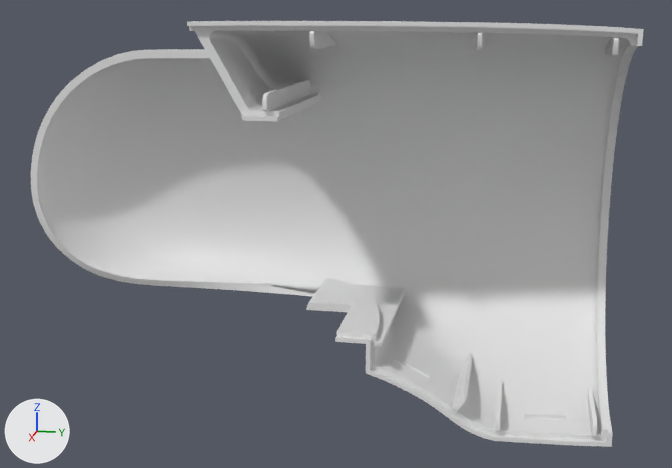
The OBJ model dyna_taku/assets/meshes/left_shoulder_roll_link_surface_2.obj, before and after one commit.
Camera for both pictures: a camera (50 mm lens) standing at (0.252, 0.122, 0.063) and looking at (-0.035, 0.064, -0.009). Arrows for +X, +Y and +Z are at lower left; the lights stay in place. The first picture is the older version. Where no turn or scale is listed for an object, it has been applied to the vertices. Vertices at exactly the same position are counted once.

The older version as bpy lines, for what is in view:
```python
me_left_shoulder_roll_link_surface_2 = bpy.data.meshes.new('left_shoulder_roll_link_surface_2')
me_left_shoulder_roll_link_surface_2.from_pydata(...)  # 3517 vertices, 7034 faces; spans x -0.071..0.002, y -0.047..0.15, z -0.058..0.059
ob_left_shoulder_roll_link_surface_2 = bpy.data.objects.new('left_shoulder_roll_link_surface_2', me_left_shoulder_roll_link_surface_2)
ob_left_shoulder_roll_link_surface_2.location = (0.0, 0.0, 0.0)
```
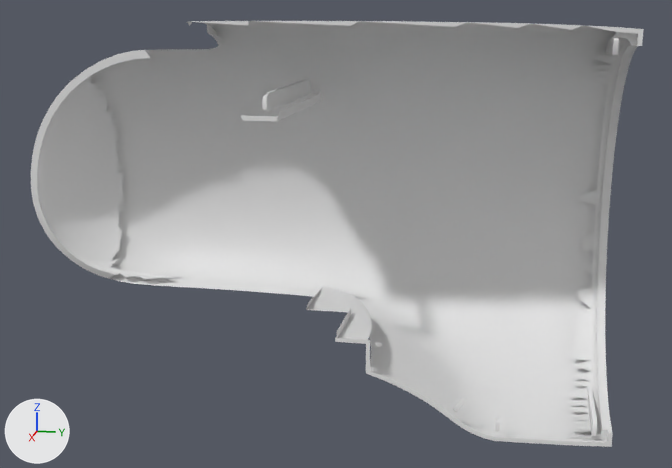
Pixel boxes (x1, y1, x2, y2) of what changed, in the pictures (672 x 468 px):
part 1 of me_left_shoulder_roll_link_surface_2, cut back
    before: (91, 22, 616, 438)

What the commit changed:
me_left_shoulder_roll_link_surface_2 is used by ob_left_shoulder_roll_link_surface_2; location (0.0, 0.0, 0.0).
me_left_shoulder_roll_link_surface_2 had 3517 vertices, 7034 faces and spanned x -0.071..0.002, y -0.047..0.15, z -0.058..0.059.
me_left_shoulder_roll_link_surface_2 now has 2166 vertices, 4015 faces and spans x -0.071..0.002, y -0.047..0.15, z -0.058..0.059.
me_left_shoulder_roll_link_surface_2 part 1: 1 vertex moved within x -0.024, y 0.071, z -0.029; 1351 vertices removed from x -0.069..0.002, y -0.021..0.14, z -0.057..0.058.
